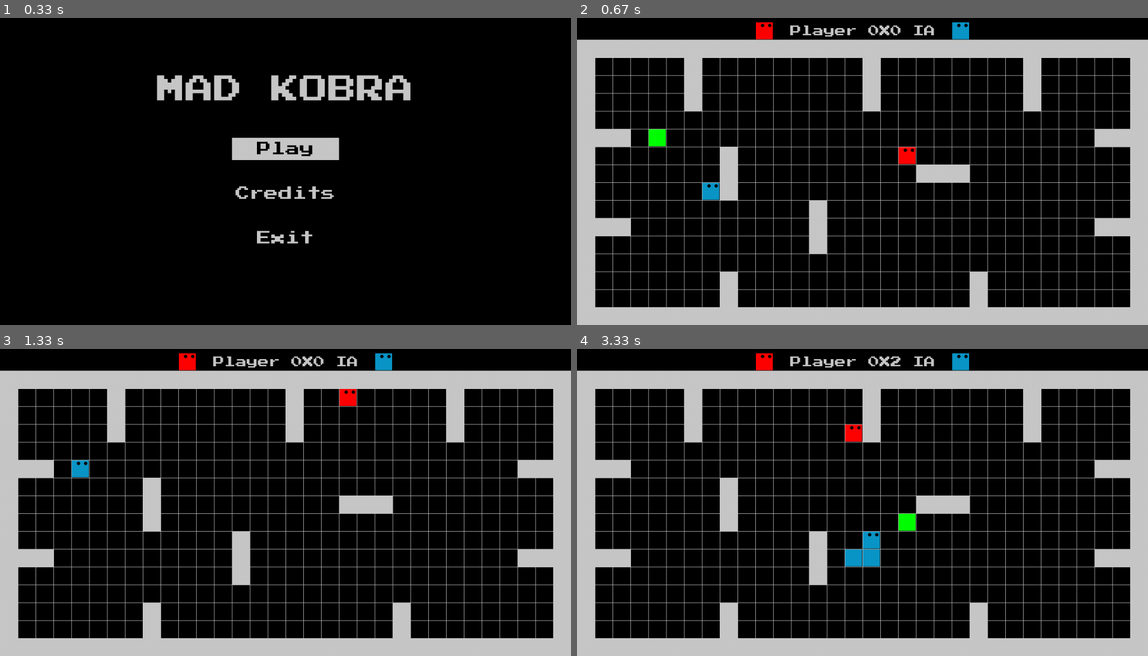
Above: before the commit, frames 1-4 (two rows, left to right).
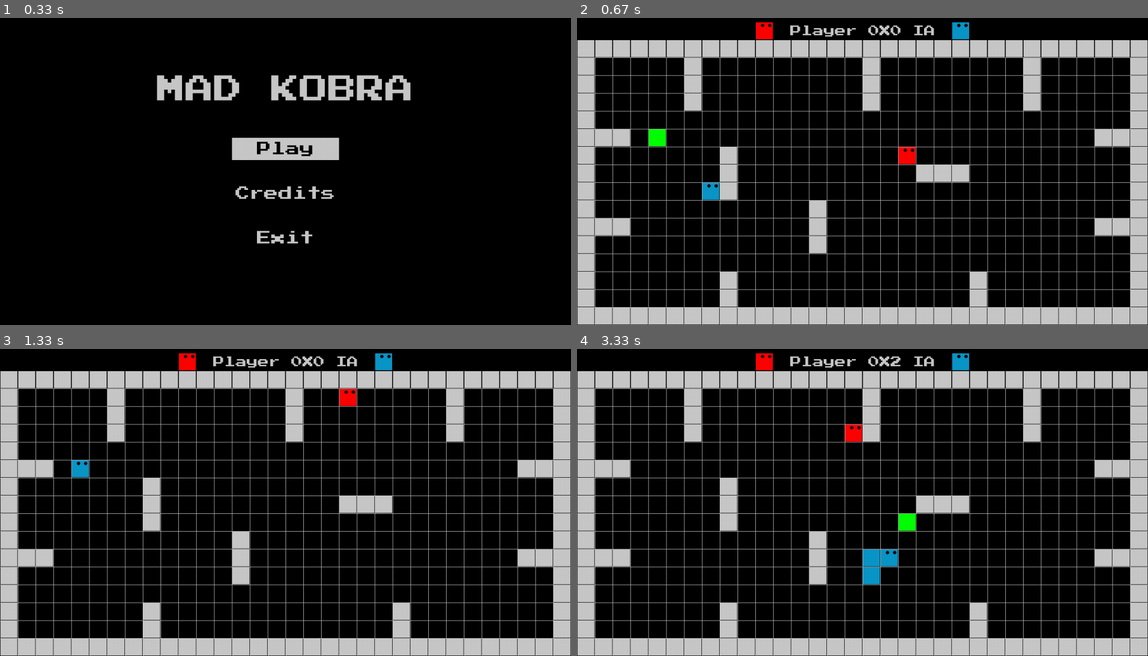
Above: after the commit, the same moments.

Repository: LUDUSLab/stem-games
Game: pygame game, started from Snake3Equipe2/main.py
Two runs of this game, one before a commit and one after it. Both use one fixed random seed, a clock stepped at 60 frames per second and the inputs below.
Inputs:
- Up to frame 1 (0.33 s): no input
- Up to frame 2 (0.67 s): tap Enter at 0.33 s
- Up to frame 3 (1.33 s): hold W 0.67-1.13 s; hold D from 1.17 s (still down)
- Up to frame 4 (3.33 s): release D at 1.63 s; hold A 1.67-2.2 s; hold S 2.23-2.53 s; hold A 2.57-2.97 s; hold W from 3 s (still down)

Frame 1 is identical in both runs. In frame 2, 2.7% of the frame differs, in the area x 0-100%, y 7-100%; in frame 3, 2.7%; in frame 4, 3.3%.

Commit message:
now every Wall is also a Cube

Diff:
--- a/Snake3Equipe2/arena.py
+++ b/Snake3Equipe2/arena.py
@@ -16,12 +16,8 @@
         self.snake_player = snake.SnakePlayer((255, 0, 0), (15, 8))
         self.snake_bot = snake.SnakeBot((10, 150, 200), (10, 10))
         self.wall = wall.Wall()
-        self.wall = wall.Obstacles((200, 200, 200))
-        self.obst_pos = [(1, 7), (2, 7), (6, 3), (6, 4), (6, 5), (16, 3), (16, 4), (16, 5), (25, 3), (25, 4), (25, 5),
-                         (30, 7), (29, 7), (19, 9), (20, 9), (21, 9), (8, 8), (8, 9), (8, 10), (1, 12), (2, 12),
-                         (13, 11), (13, 12), (13, 13), (8, 15), (8, 16), (8, 17), (30, 12), (29, 12), (22, 15),
-                         (22, 16),
-                         (22, 17)]
+        self.obstacles = wall.Obstacles((200, 200, 200))
+        self.obst_pos = [x.pos for x in self.obstacles.obstacles]
 
     def random_fruit(self):
         positions1 = self.snake_player.get_body()
@@ -62,8 +58,8 @@
             self.snake_bot.score += self.fruit.value
 
     def collision_obstacles(self):
-        for i in range(len(self.obst_pos)):
-            if self.snake_player.head.pos == self.obst_pos[i]:
+        for pos in self.obst_pos:
+            if self.snake_player.head.pos == pos:
                 self.snake_player.reset((15, 8))
 
     def draw_grid(self, columns, rows, surface):
@@ -84,7 +80,7 @@
         self.snake_player.draw(self.size[0] // self.columns, surface)
         self.snake_bot.draw(self.size[0] // self.columns, surface)
         self.wall.draw_wall(surface)
-        self.wall.draw_obstacles(surface)
+        self.obstacles.draw_obstacles(surface)
         self.draw_grid(32, 18, surface)
 
 
--- a/Snake3Equipe2/snake.py
+++ b/Snake3Equipe2/snake.py
@@ -1,6 +1,17 @@
 import pygame
 import config
 import cube
+
+def false_move(body, turns):
+    for i, c in enumerate(body):
+        p = c.pos[:]
+        if p in turns:
+            turn = turns[p]
+            c.move(turn[0], turn[1])
+            if i == len(body) - 1:
+                turns.pop(p)
+        else:
+            c.move(c.dirnx, c.dirny)
 
 
 class Snake(object):
@@ -91,25 +102,15 @@
                     self.go_up()
                 elif event.key == pygame.K_s:
                     self.go_down()
-
-        for i, c in enumerate(self._body):
-            p = c.pos[:]
-            if p in self._turns:
-                turn = self._turns[p]
-                c.move(turn[0], turn[1])
-                if i == len(self._body) - 1:
-                    self._turns.pop(p)
-            else:
-                c.move(c.dirnx, c.dirny)
+        false_move(self._body, self._turns)
 
 
 class SnakeBot(Snake):
     def __init__(self, color: tuple, pos: tuple):
         super().__init__(color, pos)
-        self.start = pos
 
     def move(self, goal):
-        if abs(self.head.pos[0] - goal[0]) > abs(self.head.pos[1] - goal[1]):
+        if abs(self.head.pos[0] - goal[0]) >= abs(self.head.pos[1] - goal[1]):
             if self.head.pos[0] < goal[0]:
                 self.go_right()
             else:
@@ -120,12 +121,4 @@
             else:
                 self.go_up()
 
-        for i, c in enumerate(self._body):
-            p = c.pos[:]
-            if p in self._turns:
-                turn = self._turns[p]
-                c.move(turn[0], turn[1])
-                if i == len(self._body) - 1:
-                    self._turns.pop(p)
-            else:
-                c.move(c.dirnx, c.dirny)
+        false_move(self._body, self._turns)
--- a/Snake3Equipe2/wall.py
+++ b/Snake3Equipe2/wall.py
@@ -1,70 +1,52 @@
-import pygame
-
+import cube
 
 class Wall(object):
     def __init__(self, color: tuple = (200, 200, 200)):
-        self.size = (40, 40)
+        self.wall = []
         self.color = color
+        # for 'y' coordinate
+        for i in range(32):
+            for j in [2, 17]:
+                self.wall.append(cube.Cube((i, j), self.color))
+
+        # for 'x' coordinate
+        for i in range(2, 18):
+            for j in [0, 31]:
+                self.wall.append(cube.Cube((j, i), self.color))
 
     def draw_wall(self, surface):
-        # for 'y' coordinate
-        for i in range(0, 1280, 40):
-            pygame.draw.rect(surface, self.color, (i, 80) + self.size)
-            pygame.draw.rect(surface, self.color, (i, 680) + self.size)
-
-        # for 'x' coordinate
-        for i in range(80, 720, 40):
-            pygame.draw.rect(surface, self.color, (0, i) + self.size)
-            pygame.draw.rect(surface, self.color, (1240, i) + self.size)
+        for block in self.wall:
+            block.draw(40, surface)
 
 
 class Obstacles(Wall):
     def __init__(self, color):
         super().__init__(color)
         self.color = color
+        self.obstacles = []
+        # 1, 2, 3, 4
+        for k in [1, 29]:
+            for j in [7, 12]:
+                for i in range(2):
+                    self.obstacles.append(cube.Cube((k+i, j), self.color))
+        # 5, 6, 7
+        for j in [6, 16, 25]:
+            for i in range(3):
+                self.obstacles.append(cube.Cube((j, 3+i), self.color))
+        # 8, 9
+        for j in [8, 22]:
+            for i in range(3):
+                self.obstacles.append(cube.Cube((j, 15+i), self.color))
+        # 10, 11
+        aux = 8
+        for i in range(6):
+            self.obstacles.append(cube.Cube((aux, 8+i), self.color))
+            if i == 2:
+                aux = 13
+        # 12
+        for i in range(3):
+            self.obstacles.append(cube.Cube((19+i, 9), self.color))
 
     def draw_obstacles(self, surface):
-        # 1
-        pygame.draw.rect(surface, self.color, (40, 280) + self.size)
-        pygame.draw.rect(surface, self.color, (80, 280) + self.size)
-        # 2
-        pygame.draw.rect(surface, self.color, (240, 120) + self.size)
-        pygame.draw.rect(surface, self.color, (240, 160) + self.size)
-        pygame.draw.rect(surface, self.color, (240, 200) + self.size)
-        # 3
-        pygame.draw.rect(surface, self.color, (640, 120) + self.size)
-        pygame.draw.rect(surface, self.color, (640, 160) + self.size)
-        pygame.draw.rect(surface, self.color, (640, 200) + self.size)
-        # 4
-        pygame.draw.rect(surface, self.color, (1000, 120) + self.size)
-        pygame.draw.rect(surface, self.color, (1000, 160) + self.size)
-        pygame.draw.rect(surface, self.color, (1000, 200) + self.size)
-        # 5
-        pygame.draw.rect(surface, self.color, (1200, 280) + self.size)
-        pygame.draw.rect(surface, self.color, (1160, 280) + self.size)
-        # 6
-        pygame.draw.rect(surface, self.color, (760, 360) + self.size)
-        pygame.draw.rect(surface, self.color, (800, 360) + self.size)
-        pygame.draw.rect(surface, self.color, (840, 360) + self.size)
-        # 7
-        pygame.draw.rect(surface, self.color, (320, 320) + self.size)
-        pygame.draw.rect(surface, self.color, (320, 360) + self.size)
-        pygame.draw.rect(surface, self.color, (320, 400) + self.size)
-        # 8
-        pygame.draw.rect(surface, self.color, (40, 480) + self.size)
-        pygame.draw.rect(surface, self.color, (80, 480) + self.size)
-        # 9
-        pygame.draw.rect(surface, self.color, (520, 440) + self.size)
-        pygame.draw.rect(surface, self.color, (520, 480) + self.size)
-        pygame.draw.rect(surface, self.color, (520, 520) + self.size)
-        # 10
-        pygame.draw.rect(surface, self.color, (320, 600) + self.size)
-        pygame.draw.rect(surface, self.color, (320, 640) + self.size)
-        pygame.draw.rect(surface, self.color, (320, 680) + self.size)
-        # 11
-        pygame.draw.rect(surface, self.color, (1200, 480) + self.size)
-        pygame.draw.rect(surface, self.color, (1160, 480) + self.size)
-        # 12
-        pygame.draw.rect(surface, self.color, (880, 600) + self.size)
-        pygame.draw.rect(surface, self.color, (880, 640) + self.size)
-        pygame.draw.rect(surface, self.color, (880, 680) + self.size)
+        for obstacle in self.obstacles:
+            obstacle.draw(40, surface)
